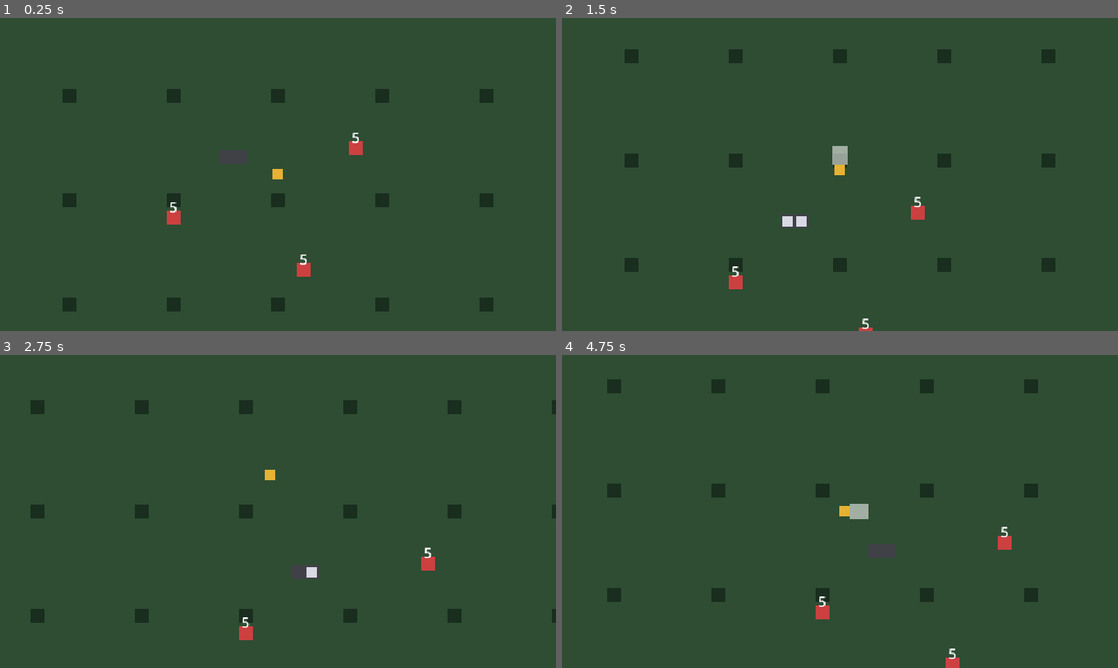
Above: before the commit, frames 1-4 (two rows, left to right).
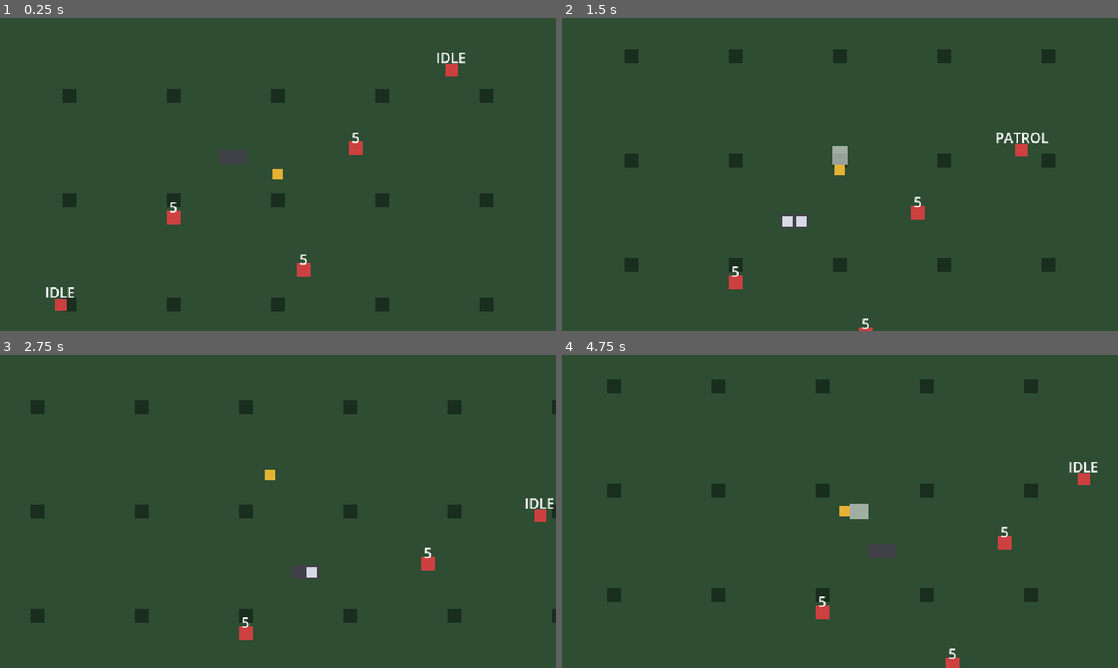
Above: after the commit, the same moments.

Repository: Fabiann1809/isla-espejo
Game: Godot game, scene res://scenes/levels/test_room.tscn
The game is run twice, just before and just after one commit, with the same random seed, the same clock (stepped at 60 frames per second) and the same inputs.
Inputs (mouse positions are in pixels of both pictures, inside the frame that each line leads up to):
- Up to frame 1 (0.25 s): no input
- Up to frame 2 (1.5 s): tap Enter at 0.5 s; move the mouse to (812, 237) at 0.52 s; hold W (move_up) from 0.53 s (still down); tap J (attack) at 0.6, 1.35 s; click (812, 237) at 0.67 s; move the mouse to (1006, 221) at 1.27 s
- Up to frame 3 (2.75 s): move the mouse to (111, 464) at 2.02 s; release W (move_up) at 2.03 s; hold A (move_left) from 2.03 s (still down); tap Space (dash) at 2.1 s; tap J (attack) at 2.3 s
- Up to frame 4 (4.75 s): move the mouse to (867, 511) at 2.77 s; tap J (attack) at 2.85, 3.6, 4.55 s; click (867, 511) at 2.92 s; move the mouse to (756, 433) at 3.52 s; release A (move_left) at 3.53 s; hold S (move_down) 3.53-4.28 s; move the mouse to (962, 495) at 4.27 s; hold D (move_right) from 4.28 s (still down); tap Space (dash) at 4.35 s

The runs differ from the first frame. In frame 1, 0.4% of the frame differs, in the area x 8-84%, y 11-94%; in frame 2, 0.2%; in frame 3, 0.2%; in frame 4, 0.2%.

Commit message:
feat(enemies): add data-driven enemy base with detection and chase

Diff:
--- /dev/null
+++ b/data/enemies/grunt.tres
@@ -0,0 +1,25 @@
+[gd_resource type="Resource" script_class="EnemyData" load_steps=2 format=3]
+
+[ext_resource type="Script" path="res://scripts/enemies/enemy_data.gd" id="1"]
+
+[resource]
+script = ExtResource("1")
+id = &"grunt"
+display_name = "Soldado (plantilla)"
+placeholder_color = Color(0.8, 0.25, 0.25, 1)
+max_health = 3
+move_speed = 40.0
+chase_speed = 70.0
+detection_range = 120.0
+lose_range = 220.0
+vision_angle = 360.0
+attack_range = 22.0
+attack_damage = 1
+attack_windup = 0.4
+attack_time = 0.15
+attack_cooldown = 0.8
+hurt_time = 0.3
+knockback_speed = 120.0
+knockback_resistance = 0.0
+patrol_radius = 60.0
+patrol_wait = 1.0
--- /dev/null
+++ b/scenes/enemies/enemy.tscn
@@ -0,0 +1,68 @@
+[gd_scene load_steps=8 format=3]
+
+[ext_resource type="Script" path="res://scripts/enemies/enemy.gd" id="1"]
+[ext_resource type="Script" path="res://scripts/components/health_component.gd" id="2"]
+[ext_resource type="Script" path="res://scripts/components/hurtbox.gd" id="3"]
+[ext_resource type="Script" path="res://scripts/components/hitbox.gd" id="4"]
+
+[sub_resource type="RectangleShape2D" id="1"]
+size = Vector2(12, 12)
+
+[sub_resource type="RectangleShape2D" id="2"]
+size = Vector2(14, 14)
+
+[sub_resource type="RectangleShape2D" id="3"]
+size = Vector2(22, 18)
+
+[node name="Enemy" type="CharacterBody2D"]
+collision_layer = 4
+collision_mask = 1
+motion_mode = 1
+script = ExtResource("1")
+
+[node name="HealthComponent" type="Node" parent="."]
+script = ExtResource("2")
+
+[node name="Body" type="ColorRect" parent="."]
+offset_left = -7.0
+offset_top = -7.0
+offset_right = 7.0
+offset_bottom = 7.0
+color = Color(0.8, 0.25, 0.25, 1)
+
+[node name="CollisionShape2D" type="CollisionShape2D" parent="."]
+shape = SubResource("1")
+
+[node name="Hurtbox" type="Area2D" parent="."]
+collision_layer = 4
+collision_mask = 0
+script = ExtResource("3")
+
+[node name="CollisionShape2D" type="CollisionShape2D" parent="Hurtbox"]
+shape = SubResource("2")
+
+[node name="AttackPivot" type="Node2D" parent="."]
+
+[node name="Telegraph" type="ColorRect" parent="AttackPivot"]
+visible = false
+offset_left = 6.0
+offset_top = -9.0
+offset_right = 28.0
+offset_bottom = 9.0
+color = Color(1, 0.9, 0.2, 0.45)
+
+[node name="Hitbox" type="Area2D" parent="AttackPivot"]
+collision_layer = 16
+collision_mask = 2
+script = ExtResource("4")
+
+[node name="CollisionShape2D" type="CollisionShape2D" parent="AttackPivot/Hitbox"]
+position = Vector2(17, 0)
+shape = SubResource("3")
+
+[node name="StateLabel" type="Label" parent="."]
+offset_left = -30.0
+offset_top = -26.0
+offset_right = 30.0
+offset_bottom = -10.0
+horizontal_alignment = 1
--- /dev/null
+++ b/scenes/enemies/grunt.tscn
@@ -0,0 +1,7 @@
+[gd_scene load_steps=3 format=3]
+
+[ext_resource type="PackedScene" path="res://scenes/enemies/enemy.tscn" id="1"]
+[ext_resource type="Resource" path="res://data/enemies/grunt.tres" id="2"]
+
+[node name="Grunt" instance=ExtResource("1")]
+data = ExtResource("2")
--- a/scenes/levels/test_room.tscn
+++ b/scenes/levels/test_room.tscn
@@ -6,6 +6,7 @@
 
 [ext_resource type="PackedScene" path="res://scenes/world/spike_trap.tscn" id="4"]
 [ext_resource type="PackedScene" path="res://scenes/ui/hud.tscn" id="5"]
+[ext_resource type="PackedScene" path="res://scenes/enemies/grunt.tscn" id="6"]
 
 [sub_resource type="RectangleShape2D" id="1"]
 size = Vector2(976, 16)
@@ -63,6 +64,14 @@
 position = Vector2(-44, -20)
 retracted_time = 1.0
 
+[node name="Grunt1" parent="." instance=ExtResource("6")]
+position = Vector2(200, -120)
+debug_state = true
+
+[node name="Grunt2" parent="." instance=ExtResource("6")]
+position = Vector2(-250, 150)
+debug_state = true
+
 [node name="Player" parent="." instance=ExtResource("1")]
 
 [node name="Hud" parent="." instance=ExtResource("5")]
--- a/scripts/components/health_component.gd
+++ b/scripts/components/health_component.gd
@@ -13,6 +13,13 @@
 
 
 func _ready() -> void:
+	current = max_health
+	changed.emit(current, max_health)
+
+
+## Changes the maximum and refills health (used when stats come from data or director modifiers).
+func set_max_health(value: int) -> void:
+	max_health = maxi(value, 1)
 	current = max_health
 	changed.emit(current, max_health)
 
--- a/scripts/core/events.gd
+++ b/scripts/core/events.gd
@@ -13,3 +13,5 @@
 # Enemies
 signal enemy_damaged(enemy: Node, amount: int)
 signal enemy_killed(enemy: Node)
+## An enemy noticed the player (once per detection, not every frame).
+signal enemy_detected_player(enemy: Node)
--- /dev/null
+++ b/scripts/enemies/enemy.gd
@@ -0,0 +1,287 @@
+class_name Enemy
+extends CharacterBody2D
+## Base enemy: idle/patrol, sight-based detection, chase, telegraphed melee attack, hurt and death.
+## Stats come from an EnemyData resource. Specific enemies inherit `enemy.tscn`, assign their own
+## data and override the `_process_*` / `_start_attack` hooks only where their behaviour differs.
+##
+## The adaptive AI "director" tunes an enemy before it enters the tree through the
+## `*_multiplier` properties, never by editing this script.
+
+signal player_detected(player: Node2D)
+signal died
+
+enum State { IDLE, PATROL, CHASE, ATTACK, HURT, DEAD }
+enum AttackPhase { WINDUP, STRIKE, RECOVER }
+
+const WORLD_LAYER := 1
+const VISION_CHECK_INTERVAL := 0.1
+const ARRIVE_DISTANCE := 4.0
+
+@export var data: EnemyData
+## Shows the current state above the enemy (debugging aid).
+@export var debug_state := false
+
+@export_group("Director modifiers")
+@export var health_multiplier := 1.0
+@export var speed_multiplier := 1.0
+@export var damage_multiplier := 1.0
+@export var vision_multiplier := 1.0
+
+var state: State = State.IDLE
+var target: Node2D = null
+var facing := Vector2.DOWN
+
+var _home := Vector2.ZERO
+var _patrol_point := Vector2.ZERO
+var _wait_left := 0.0
+var _vision_timer := 0.0
+var _attack_phase := AttackPhase.WINDUP
+var _attack_time_left := 0.0
+var _attack_cooldown_left := 0.0
+var _hurt_time_left := 0.0
+
+@onready var health: HealthComponent = $HealthComponent
+@onready var _hurtbox: Hurtbox = $Hurtbox
+@onready var _hitbox: Hitbox = $AttackPivot/Hitbox
+@onready var _pivot: Node2D = $AttackPivot
+@onready var _telegraph: ColorRect = $AttackPivot/Telegraph
+@onready var _body: ColorRect = $Body
+@onready var _collision: CollisionShape2D = $CollisionShape2D
+@onready var _label: Label = $StateLabel
+
+
+func _ready() -> void:
+	if data == null:
+		push_error("Enemy '%s' has no EnemyData assigned." % name)
+		data = EnemyData.new()
+	_home = global_position
+	_vision_timer = randf() * VISION_CHECK_INTERVAL
+	_body.color = data.placeholder_color
+	health.set_max_health(ceili(data.max_health * health_multiplier))
+	health.died.connect(_on_died)
+	_hurtbox.hit.connect(_on_hurtbox_hit)
+	_label.visible = debug_state
+	_telegraph.hide()
+	_enter_idle()
+
+
+func _physics_process(delta: float) -> void:
+	_attack_cooldown_left = maxf(_attack_cooldown_left - delta, 0.0)
+	_update_awareness(delta)
+
+	match state:
+		State.IDLE:
+			_process_idle(delta)
+		State.PATROL:
+			_process_patrol(delta)
+		State.CHASE:
+			_process_chase(delta)
+		State.ATTACK:
+			_process_attack(delta)
+		State.HURT:
+			_process_hurt(delta)
+		State.DEAD:
+			velocity = Vector2.ZERO
+
+	move_and_slide()
+	if debug_state:
+		_label.text = State.keys()[state]
+
+
+## True if the enemy currently sees `other`: in range, inside the field of view
+## and not blocked by the world.
+func can_see(other: Node2D) -> bool:
+	var to_other := other.global_position - global_position
+	if to_other.length() > data.detection_range * vision_multiplier:
+		return false
+	if data.vision_angle < 360.0:
+		if absf(facing.angle_to(to_other)) > deg_to_rad(data.vision_angle) / 2.0:
+			return false
+	var query := PhysicsRayQueryParameters2D.create(
+			global_position, other.global_position, 1 << (WORLD_LAYER - 1))
+	query.exclude = [get_rid()]
+	return get_world_2d().direct_space_state.intersect_ray(query).is_empty()
+
+
+func is_dead() -> bool:
+	return state == State.DEAD
+
+
+# --- Overridable behaviour ---------------------------------------------------
+
+func _process_idle(delta: float) -> void:
+	velocity = Vector2.ZERO
+	if data.patrol_radius <= 0.0:
+		return
+	_wait_left -= delta
+	if _wait_left <= 0.0:
+		_choose_patrol_point()
+		state = State.PATROL
+
+
+func _process_patrol(_delta: float) -> void:
+	var to_point := _patrol_point - global_position
+	if to_point.length() <= ARRIVE_DISTANCE:
+		_enter_idle()
+		return
+	facing = to_point.normalized()
+	velocity = facing * data.move_speed * speed_multiplier
+
+
+func _process_chase(_delta: float) -> void:
+	if not _target_is_valid():
+		return
+	var to_target := target.global_position - global_position
+	facing = to_target.normalized()
+	if to_target.length() <= data.attack_range and _attack_cooldown_left == 0.0:
+		_start_attack()
+		return
+	# Keep a little distance once in range instead of pushing into the player.
+	if to_target.length() > data.attack_range * 0.8:
+		velocity = facing * data.chase_speed * speed_multiplier
+	else:
+		velocity = Vector2.ZERO
+
+
+## Default melee attack: telegraph, strike with the hitbox, then recover.
+## Override together with `_process_attack` for other attack patterns.
+func _start_attack() -> void:
+	state = State.ATTACK
+	velocity = Vector2.ZERO
+	_pivot.rotation = facing.angle()
+	_attack_phase = AttackPhase.WINDUP
+	_attack_time_left = data.attack_windup
+	_telegraph.show()
+
+
+func _process_attack(delta: float) -> void:
+	velocity = Vector2.ZERO
+	_attack_time_left -= delta
+	if _attack_time_left > 0.0:
+		return
+	match _attack_phase:
+		AttackPhase.WINDUP:
+			_telegraph.hide()
+			_hitbox.damage = ceili(data.attack_damage * damage_multiplier)
+			_hitbox.activate()
+			_attack_phase = AttackPhase.STRIKE
+			_attack_time_left = data.attack_time
+		AttackPhase.STRIKE:
+			_hitbox.deactivate()
+			_attack_phase = AttackPhase.RECOVER
+			_attack_time_left = data.attack_cooldown * 0.5
+		AttackPhase.RECOVER:
+			_attack_cooldown_left = data.attack_cooldown * 0.5
+			_enter_chase_or_idle()
+
+
+func _process_hurt(delta: float) -> void:
+	velocity = velocity.move_toward(Vector2.ZERO, data.knockback_speed * 4.0 * delta)
+	_hurt_time_left -= delta
+	if _hurt_time_left <= 0.0:
+		_enter_chase_or_idle()
+
+
+# --- Internals -----------------------------------------------------------------
+
+func _update_awareness(delta: float) -> void:
+	if state == State.DEAD:
+		return
+	if target != null:
+		if not _target_is_valid():
+			return
+		var lose := data.lose_range * vision_multiplier
+		if global_position.distance_to(target.global_position) > lose:
+			_lose_target()
+		return
+	_vision_timer -= delta
+	if _vision_timer > 0.0:
+		return
+	_vision_timer = VISION_CHECK_INTERVAL
+	var player := get_tree().get_first_node_in_group("player") as Node2D
+	if player != null and not _is_dead_node(player) and can_see(player):
+		_acquire_target(player)
+
+
+func _acquire_target(player: Node2D) -> void:
+	target = player
+	player_detected.emit(player)
+	Events.enemy_detected_player.emit(self)
+	if state in [State.IDLE, State.PATROL]:
+		state = State.CHASE
+
+
+func _lose_target() -> void:
+	target = null
+	if state in [State.CHASE, State.ATTACK]:
+		_hitbox.deactivate()
+		_telegraph.hide()
+		_enter_idle()
+
+
+func _target_is_valid() -> bool:
+	if target == null or not is_instance_valid(target) or _is_dead_node(target):
+		target = null
+		if state in [State.CHASE, State.ATTACK]:
+			_hitbox.deactivate()
+			_telegraph.hide()
+			_enter_idle()
+		return false
+	return true
+
+
+func _is_dead_node(node: Node) -> bool:
+	return node.has_method("is_dead") and node.is_dead()
+
+
+func _enter_idle() -> void:
+	state = State.IDLE
+	velocity = Vector2.ZERO
+	_wait_left = data.patrol_wait
+
+
+func _enter_chase_or_idle() -> void:
+	if _target_is_valid():
+		state = State.CHASE
+	else:
+		_enter_idle()
+
+
+func _choose_patrol_point() -> void:
+	var angle := randf() * TAU
+	_patrol_point = _home + Vector2.from_angle(angle) * randf_range(0.3, 1.0) * data.patrol_radius
+
+
+func _on_hurtbox_hit(damage: int, from_position: Vector2) -> void:
+	if state == State.DEAD:
+		return
+	Events.enemy_damaged.emit(self, damage)
+	health.take_damage(damage, from_position)
+	if health.is_dead():
+		return
+	# Being hit makes the enemy aware of the player even without seeing them.
+	if target == null:
+		var player := get_tree().get_first_node_in_group("player") as Node2D
+		if player != null:
+			_acquire_target(player)
+	_hitbox.deactivate()
+	_telegraph.hide()
+	state = State.HURT
+	_hurt_time_left = data.hurt_time
+	velocity = (global_position - from_position).normalized() \
+			* data.knockback_speed * (1.0 - data.knockback_resistance)
+	_body.color = Color.WHITE
+	create_tween().tween_property(_body, "color", data.placeholder_color, 0.12)
+
+
+func _on_died() -> void:
+	state = State.DEAD
+	_hitbox.deactivate()
+	_telegraph.hide()
+	_hurtbox.set_deferred("monitorable", false)
+	_collision.set_deferred("disabled", true)
+	Events.enemy_killed.emit(self)
+	died.emit()
+	var tween := create_tween()
+	tween.tween_property(self, "modulate:a", 0.0, 0.25)
+	tween.tween_callback(queue_free)
--- /dev/null
+++ b/scripts/enemies/enemy_data.gd
@@ -0,0 +1,41 @@
+class_name EnemyData
+extends Resource
+## Data-driven definition of an enemy. One `.tres` per enemy in `data/enemies/`.
+## Tuning an enemy or creating a new one must not require touching `enemy.gd`.
+
+@export var id: StringName = &"enemy"
+## Player-facing name (Spanish).
+@export var display_name := "Enemigo"
+@export var placeholder_color := Color(0.8, 0.25, 0.25)
+
+@export_group("Stats")
+@export var max_health := 3
+@export var move_speed := 40.0
+@export var chase_speed := 70.0
+
+@export_group("Senses")
+@export var detection_range := 120.0
+## Distance at which a chasing enemy gives up.
+@export var lose_range := 220.0
+## Field of view in degrees. 360 sees all around.
+@export_range(1.0, 360.0) var vision_angle := 360.0
+
+@export_group("Attack")
+@export var attack_range := 22.0
+@export var attack_damage := 1
+## Telegraph before the hit lands, so the player can react.
+@export var attack_windup := 0.4
+## How long the hitbox stays active.
+@export var attack_time := 0.15
+@export var attack_cooldown := 0.8
+
+@export_group("Reactions")
+@export var hurt_time := 0.3
+@export var knockback_speed := 120.0
+## 0 = full knockback, 1 = immune.
+@export_range(0.0, 1.0) var knockback_resistance := 0.0
+
+@export_group("Patrol")
+## 0 = stands still while idle.
+@export var patrol_radius := 60.0
+@export var patrol_wait := 1.0
--- a/scripts/player/player.gd
+++ b/scripts/player/player.gd
@@ -49,6 +49,7 @@
 
 
 func _ready() -> void:
+	add_to_group("player")
 	_hurtbox.invulnerability_check = is_invulnerable
 	_hurtbox.hit.connect(_on_hurtbox_hit)
 	_hitbox.hit_landed.connect(_on_hitbox_hit_landed)
@@ -89,6 +90,10 @@
 	return state == State.DASH or state == State.DEAD or _invulnerable_left > 0.0
 
 
+func is_dead() -> bool:
+	return state == State.DEAD
+
+
 ## Limits the camera to a rectangle in world coordinates (usually the level bounds).
 func set_camera_limits(bounds: Rect2) -> void:
 	_camera.limit_left = int(bounds.position.x)
--- a/tests/test_combat.gd
+++ b/tests/test_combat.gd
@@ -8,6 +8,9 @@
 
 
 func _initialize() -> void:
+	create_timer(120.0).timeout.connect(func() -> void:
+		printerr("TIMEOUT")
+		quit(1))
 	var events: Node = root.get_node("Events")
 	events.player_attacked.connect(func(_d: Vector2) -> void: _log.attacked += 1)
 	events.player_hit_enemy.connect(func(_e: Node, _dmg: int) -> void: _log.hit_enemy += 1)
@@ -104,7 +107,7 @@
 	press.action = action
 	press.pressed = true
 	Input.parse_input_event(press)
-	await _frames(3)
+	await _frames(5)
 	var release := InputEventAction.new()
 	release.action = action
 	release.pressed = false
--- /dev/null
+++ b/tests/test_enemy.gd
@@ -0,0 +1,127 @@
+extends SceneTree
+## Enemy base test: detection, line of sight, chase, attack, hurt, death and director modifiers.
+## Run: godot --headless --path . --script res://tests/test_enemy.gd
+
+## Note: do not reference `Enemy` (class_name) or `preload` scenes here; that compiles scripts
+## before the autoloads exist. Load at runtime and use untyped variables.
+
+## Empty corner of the test room, away from dummies and traps.
+const ARENA := Vector2(300, 180)
+
+var _ok := true
+var _detected := 0
+var _room: Node
+var _player: Node2D
+var _grunt: PackedScene
+
+
+func _initialize() -> void:
+	create_timer(120.0).timeout.connect(func() -> void:
+		printerr("TIMEOUT")
+		quit(1))
+	_grunt = load("res://scenes/enemies/grunt.tscn")
+	var events: Node = root.get_node("Events")
+	events.enemy_detected_player.connect(func(_e: Node) -> void: _detected += 1)
+
+	_room = load("res://scenes/levels/test_room.tscn").instantiate()
+	root.add_child(_room)
+	await _frames(3)
+	_player = _room.get_node("Player")
+	_player.global_position = ARENA
+	await _frames(2)
+
+	# --- Far away: it does not notice the player
+	var far = _spawn(ARENA + Vector2(250, 0))
+	await _frames(30)
+	_check(far.target == null and far.state != far.State.CHASE, "enemy out of range does not detect")
+	_check(_detected == 0, "no detection event while out of range")
+	far.queue_free()
+
+	# --- Wall blocks line of sight (enemy outside the room, player inside, 50px apart)
+	_player.global_position = Vector2(0, -250)
+	var behind_wall = _spawn(Vector2(0, -300))
+	await _frames(30)
+	_check(behind_wall.target == null, "wall blocks line of sight")
+	behind_wall.queue_free()
+	_player.global_position = ARENA
+	await _frames(2)
+
+	# --- Director modifiers
+	var strong = _spawn(ARENA + Vector2(0, 100), {"health_multiplier": 2.0})
+	_check(strong.health.max_health == 6, "health_multiplier doubles health (%d)" % strong.health.max_health)
+	strong.queue_free()
+	var blind = _spawn(ARENA + Vector2(90, 0), {"vision_multiplier": 0.5})
+	await _frames(30)
+	_check(blind.target == null, "vision_multiplier 0.5 shrinks detection (90px > 60px)")
+	blind.queue_free()
+
+	# --- Detects, chases and attacks
+	var enemy = _spawn(ARENA + Vector2(100, 0))
+	var start_distance: float = enemy.global_position.distance_to(_player.global_position)
+	await _frames(30)
+	_check(enemy.target == _player, "enemy detects the player in range")
+	_check(_detected == 1, "Events.enemy_detected_player emitted once (%d)" % _detected)
+	_check(enemy.state in [enemy.State.CHASE, enemy.State.ATTACK], "enemy chases")
+	_check(enemy.global_position.distance_to(_player.global_position) < start_distance, "enemy gets closer")
+	var health_before: int = _player.health.current
+	await _frames(120)
+	_check(_player.health.current < health_before,
+			"enemy attack hurts the player (%d -> %d)" % [health_before, _player.health.current])
+
+	# --- Player hits the enemy: hurt, knockback, then dies
+	_player.global_position = enemy.global_position - Vector2(18, 0)
+	_player.facing = Vector2.RIGHT
+	await _frames(3)
+	var hurt_hits := 0
+	for i in 3:
+		enemy.get_node("Hurtbox").receive_hit(1, _player.global_position)
+		hurt_hits += 1
+		if i == 0:
+			_check(enemy.state == enemy.State.HURT, "enemy enters HURT when hit")
+		await _frames(25)
+	await _frames(25)
+	_check(not is_instance_valid(enemy), "enemy dies at 0 health and is removed")
+
+	# --- Hit enemy becomes aware even without seeing the player
+	_player.global_position = ARENA
+	var shy = _spawn(ARENA + Vector2(250, 0), {"vision_multiplier": 0.1})
+	await _frames(20)
+	_check(shy.target == null, "unaware enemy has no target")
+	shy.get_node("Hurtbox").receive_hit(1, ARENA)
+	_check(shy.target == _player, "enemy becomes aware when hit")
+
+	# --- Loses the target when the player flees beyond lose range
+	var chaser = _spawn(ARENA + Vector2(60, 0))
+	await _frames(20)
+	_check(chaser.target == _player, "chaser acquired the player")
+	_player.global_position = ARENA - Vector2(400, 0) + Vector2(0, 0)
+	await _frames(10)
+	_check(chaser.target == null, "enemy loses the target beyond lose range")
+	_check(chaser.state in [chaser.State.IDLE, chaser.State.PATROL], "enemy returns to idle/patrol")
+
+	print("RESULT: ", "OK" if _ok else "FAILED")
+	quit(0 if _ok else 1)
+
+
+func _spawn(at: Vector2, modifiers := {}) -> Node2D:
+	var enemy = _grunt.instantiate()
+	# Own copy of the data without random patrol, so the test is deterministic.
+	enemy.data = enemy.data.duplicate()
+	enemy.data.patrol_radius = 0.0
+	enemy.global_position = at
+	for key in modifiers:
+		enemy.set(key, modifiers[key])
+	_room.add_child(enemy)
+	enemy.global_position = at
+	return enemy
+
+
+func _check(condition: bool, message: String) -> void:
+	print(("PASS " if condition else "FAIL ") + message)
+	if not condition:
+		_ok = false
+
+
+func _frames(count: int) -> void:
+	for i in count:
+		await physics_frame
--- a/tests/test_player.gd
+++ b/tests/test_player.gd
@@ -6,6 +6,9 @@
 
 
 func _initialize() -> void:
+	create_timer(120.0).timeout.connect(func() -> void:
+		printerr("TIMEOUT")
+		quit(1))
 	var room: Node = load("res://scenes/levels/test_room.tscn").instantiate()
 	root.add_child(room)
 	await _frames(3)
@@ -80,7 +83,7 @@
 	press.action = action
 	press.pressed = true
 	Input.parse_input_event(press)
-	await _frames(3)
+	await _frames(5)
 	var release := InputEventAction.new()
 	release.action = action
 	release.pressed = false
Not shown: 1 places in scenes/levels/test_room.tscn that only renumber resources
Not shown, added: scripts/enemies/enemy.gd.uid
Not shown, added: scripts/enemies/enemy_data.gd.uid
Not shown, added: tests/test_enemy.gd.uid
Not shown, changed: .github/workflows/ci.yml
Not shown, changed: CLAUDE.md
Not shown, changed: docs/TAREAS.md
